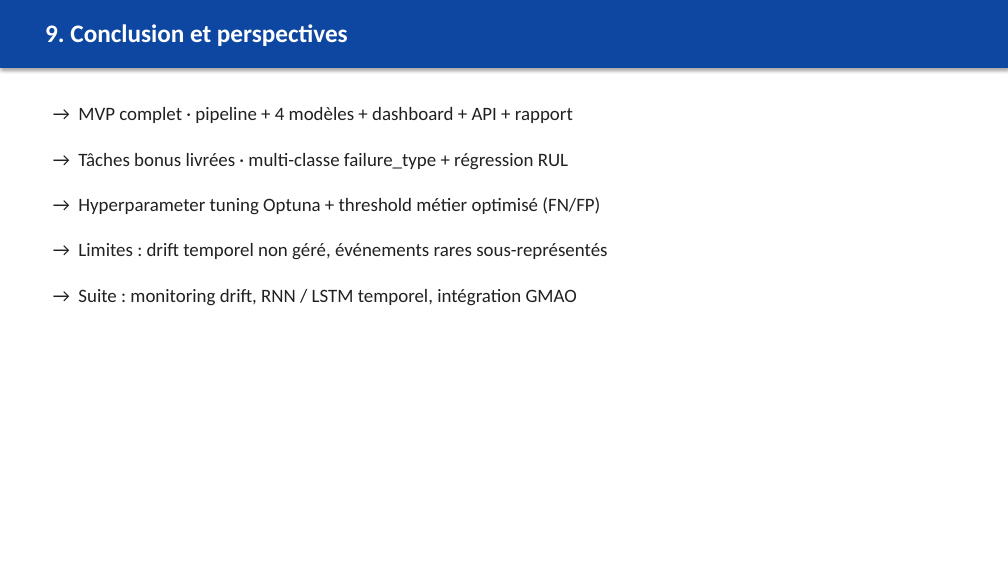
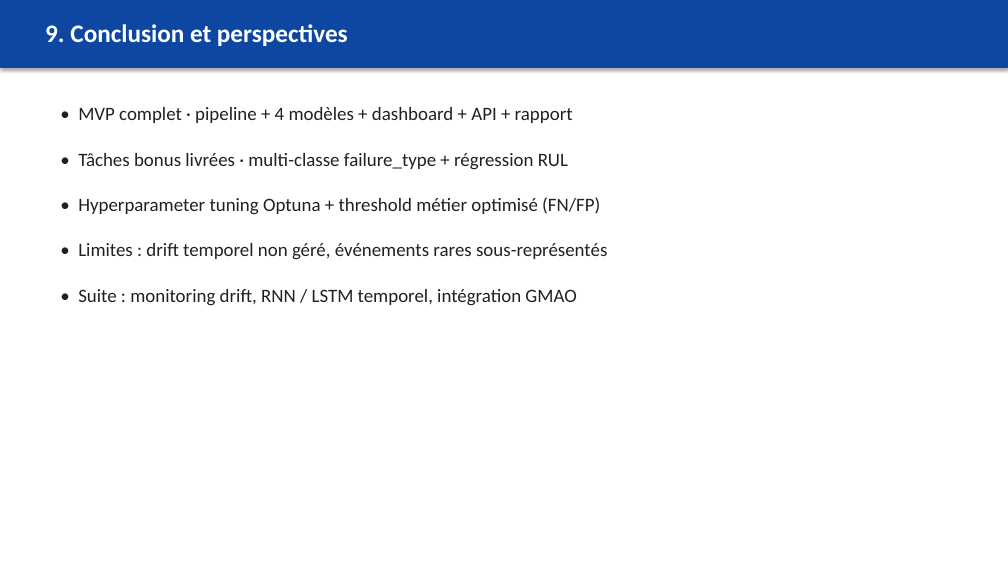
Before and after one commit to Adam-Blf/maintenance-predictive-industrielle, a slide deck: slide 10 of reports/presentation.pptx. Drawn at 1008x567 pixels with LibreOffice and Linux fonts; fonts in the diff are those of the drawing. Boxes give left, top, right and bottom in pixels: in the first picture for what was removed or moved away, otherwise in the second. Text is boxed around its words. In the diff, an @@ line names an element or a change of style, - is before the commit and + after.

```diff
--- a/reports/presentation.pptx
+++ b/reports/presentation.pptx
@@ text at [78, 107, 607, 306]: text changed @@
-→ MVP complet · pipeline + 4 modèles + dashboard + API + rapport
-→ Tâches bonus livrées · multi-classe failure_type + régression RUL
-→ Hyperparameter tuning Optuna + threshold métier optimisé (FN/FP)
-→ Limites : drift temporel non géré, événements rares sous-représentés
-→ Suite : monitoring drift, RNN / LSTM temporel, intégration GMAO
+• MVP complet · pipeline + 4 modèles + dashboard + API + rapport
+• Tâches bonus livrées · multi-classe failure_type + régression RUL
+• Hyperparameter tuning Optuna + threshold métier optimisé (FN/FP)
+• Limites : drift temporel non géré, événements rares sous-représentés
+• Suite : monitoring drift, RNN / LSTM temporel, intégration GMAO
```
Also in this commit, not shown: 7 other slides changed, 3 other files.
